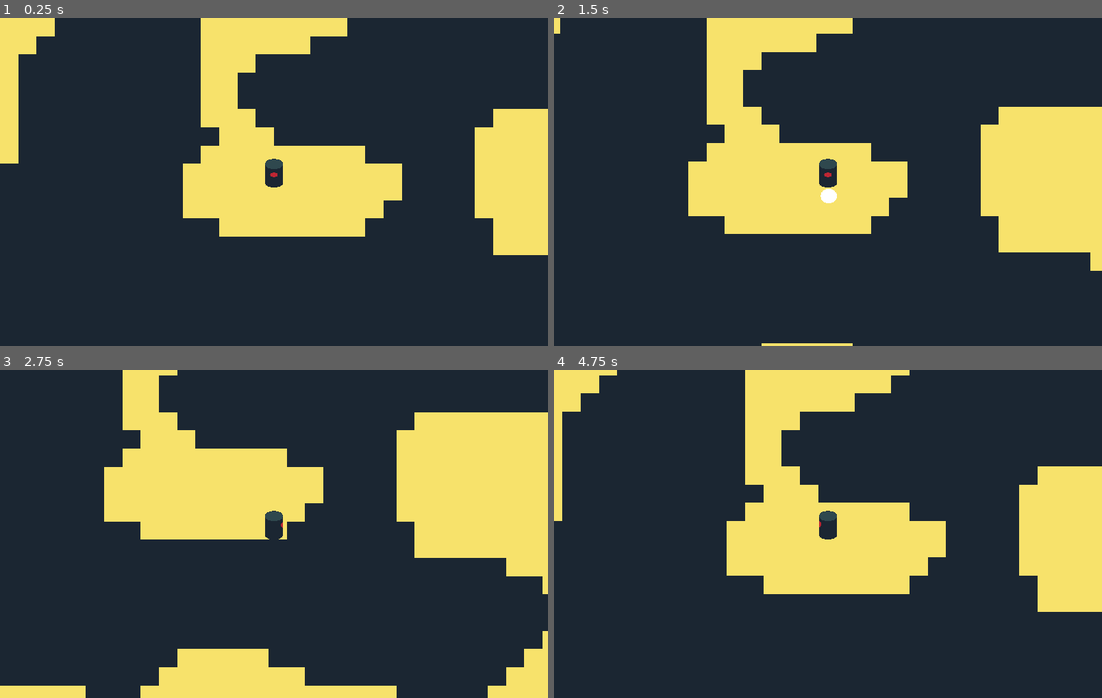
Above: before the commit, frames 1-4 (two rows, left to right).
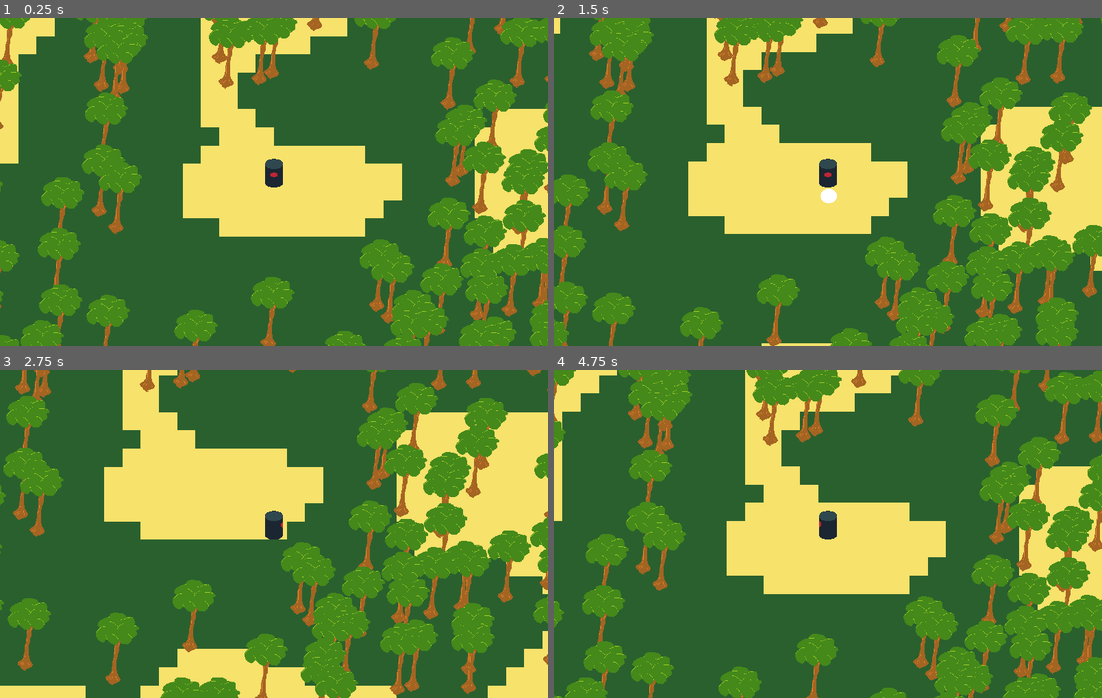
Above: after the commit, the same moments.

Repository: gamkedo-la/Jungle-Adventure
Game: Godot game, scene res://World.tscn
Same seed, same stepped clock (60 frames per second), same inputs: the game is played once before the commit and once after it.
Inputs:
- Up to frame 1 (0.25 s): no input
- Up to frame 2 (1.5 s): tap Enter at 0.5 s; hold Right (ui_right) 0.53-1.28 s; tap C (action) at 0.6, 1.35 s; hold Down (ui_down) from 1.28 s (still down)
- Up to frame 3 (2.75 s): release Down (ui_down) at 2.03 s; hold Right (ui_right) from 2.03 s (still down); tap C (action) at 2.1 s
- Up to frame 4 (4.75 s): release Right (ui_right) at 2.78 s; hold Up (ui_up) 2.78-3.53 s; tap C (action) at 2.85, 3.6, 4.35 s; hold Left (ui_left) from 3.53 s (still down)

The runs differ from the first frame. In frame 1, 83% of the frame differs, in the area x 0-100%, y 0-100%; in frame 2, 82%; in frame 3, 77%; in frame 4, 83%.

Commit message:
Tree placement

Diff:
--- /dev/null
+++ b/Plant/Temp-Tree.tscn
@@ -0,0 +1,17 @@
+[gd_scene load_steps=3 format=2]
+
+[ext_resource path="res://Plant/temp-tree.png" type="Texture" id=1]
+
+[sub_resource type="CircleShape2D" id=1]
+radius = 29.0
+
+[node name="Temp-Tree" type="StaticBody2D"]
+
+[node name="Sprite" type="Sprite" parent="."]
+position = Vector2( 8, -97 )
+texture = ExtResource( 1 )
+hframes = 5
+frame = 4
+
+[node name="CollisionShape2D" type="CollisionShape2D" parent="."]
+shape = SubResource( 1 )
--- a/Player/Player.tscn
+++ b/Player/Player.tscn
@@ -395,6 +395,7 @@
 [node name="Position2D" type="Position2D" parent="."]
 
 [node name="Area2D" type="Area2D" parent="Position2D"]
+collision_layer = 8
 
 [node name="CollisionShape2D" type="CollisionShape2D" parent="Position2D/Area2D"]
 position = Vector2( 3.8147e-06, 58 )
--- a/Room.gd
+++ b/Room.gd
@@ -5,6 +5,12 @@
 enum { WEST, NORTH, EAST, SOUTH }
 
 const DIRECTION = [Vector2.LEFT, Vector2.UP, Vector2.RIGHT, Vector2.DOWN]
+const TREE_FREQUENCY = 25
+const CELL_SIZE = 64
+const ROOM_WIDTH = 18
+const ROOM_HEIGHT = 12
+const ROOM_WIDTH_PX = ROOM_WIDTH*CELL_SIZE
+const ROOM_HEIGHT_PX = ROOM_HEIGHT*CELL_SIZE
 
 export var permanent = false;
 export var available_nodes = {
@@ -13,13 +19,24 @@
 	EAST: 0,
 	SOUTH: 0
 }
+export (Array, PackedScene) var trees
 
 var room_position = Vector2.ZERO
-var _members = []
+var _members = {}
+
+onready var tileMap = $TileMap
 
 
-func add_room(_branch_for_members) -> Area2D:
-	return self
+func add_room(rng, branch_for_members):
+	for _i in range(0, TREE_FREQUENCY):
+		var x = rng.randi_range(0, ROOM_WIDTH)
+		var y = rng.randi_range(0, ROOM_HEIGHT)
+		#if tileMap.get_cellv(Vector2(x, y)) == 1 and not _members.has(Vector2(x, y).round()):
+		if not _members.has(Vector2(x, y).round()):
+			var new_tree = trees[rng.randi_range(0, trees.size()-1)].instance()
+			_members[Vector2(x, y).round()] = new_tree
+			new_tree.position += position + Vector2(x, y) * CELL_SIZE + (Vector2(CELL_SIZE, CELL_SIZE) * rng.randf())
+			branch_for_members.call_deferred("add_child", new_tree)
 
 
 func remove_room():
--- a/Room.tscn
+++ b/Room.tscn
@@ -1,7 +1,8 @@
-[gd_scene load_steps=4 format=2]
+[gd_scene load_steps=5 format=2]
 
 [ext_resource path="res://Room.gd" type="Script" id=1]
 [ext_resource path="res://Room-temp-tileset.tres" type="TileSet" id=2]
+[ext_resource path="res://Plant/Temp-Tree.tscn" type="PackedScene" id=3]
 
 [sub_resource type="RectangleShape2D" id=1]
 resource_local_to_scene = true
@@ -11,6 +12,7 @@
 collision_layer = 0
 collision_mask = 2
 script = ExtResource( 1 )
+trees = [ ExtResource( 3 ) ]
 
 [node name="TileMap" type="TileMap" parent="."]
 tile_set = ExtResource( 2 )
--- a/RoomGeneration.gd
+++ b/RoomGeneration.gd
@@ -20,7 +20,7 @@
 var forget_size = 2
 var generator_ready = false
 
-onready var branch_for_mambers = $BranchForMembers
+onready var branch_for_members = $BranchForMembers
 onready var branch_for_rooms = $BranchForRooms
 
 func _ready():
@@ -83,6 +83,7 @@
 
 	_current_rooms[room_position.round()] = new_room
 	branch_for_rooms.call_deferred("add_child", new_room)
+	new_room.call_deferred("add_room", _rng, branch_for_members)
 
 
 func _scan_for_rooms():
--- a/project.godot
+++ b/project.godot
@@ -77,6 +77,7 @@
 2d_physics/layer_1="World"
 2d_physics/layer_2="Player"
 2d_physics/layer_3="HitBox"
+2d_physics/layer_4="StrikeBox"
 
 [rendering]
 
Binary file added: Plant/temp-tree.png
Not shown, added: Plant/temp-tree.png.import
Binary file changed: Temp_tileset.png
